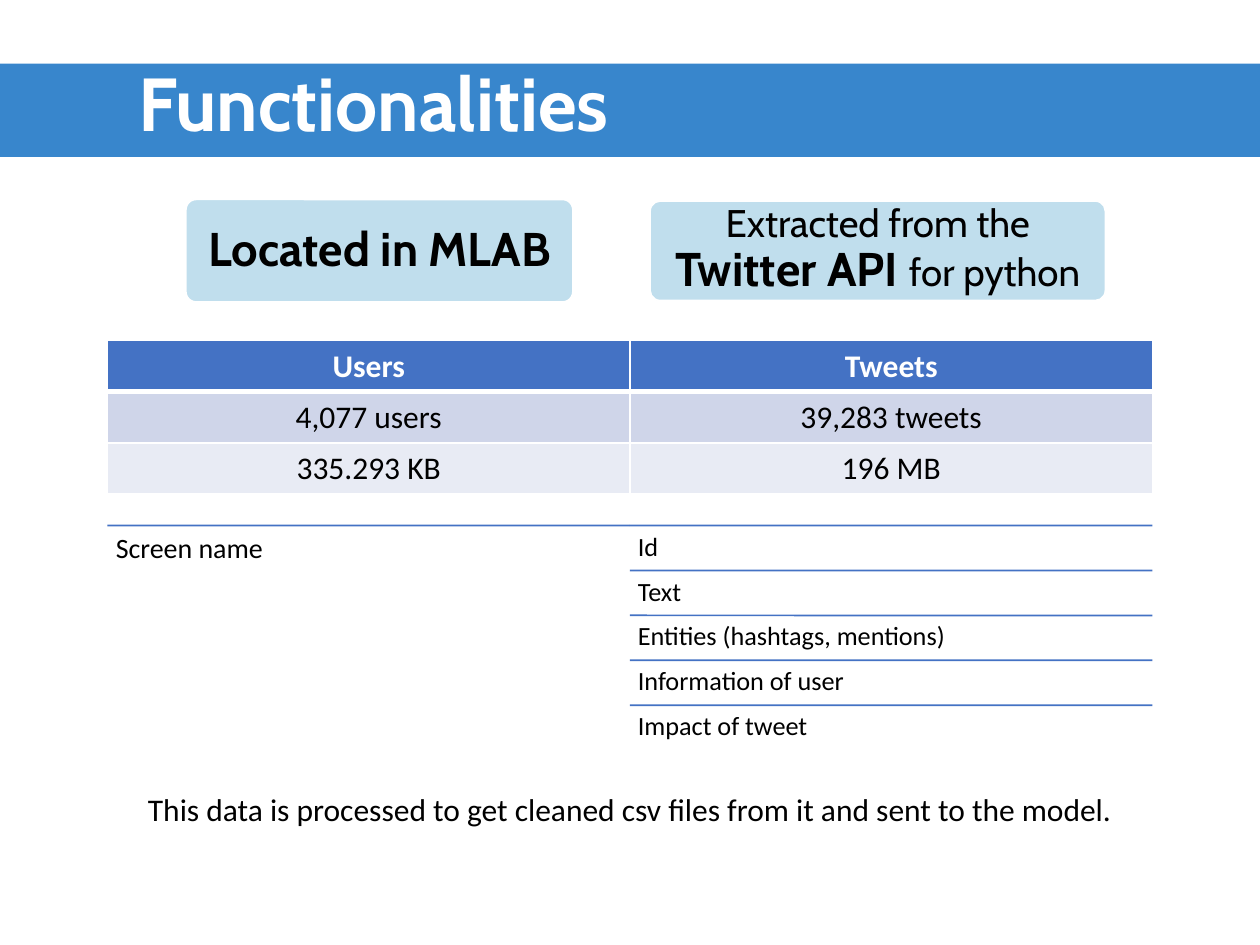
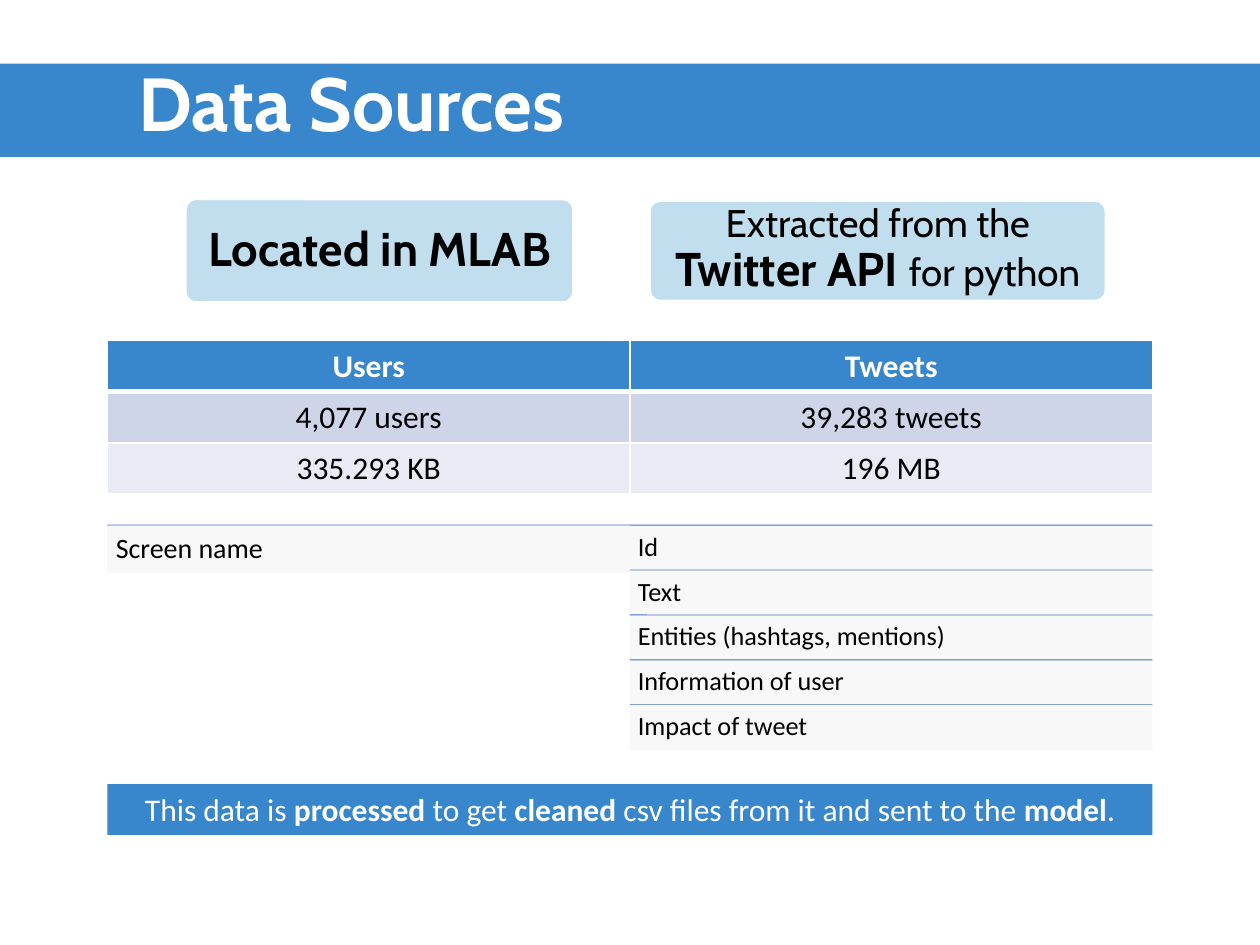
Before and after one commit to ADS2018UB/tweempact, a slide deck: slide 10 of Presentation/development.pptx (slide 5 before the commit). Drawn at 1260x945 pixels with LibreOffice and Linux fonts; fonts in the diff are those of the drawing; background and template pictures are left out. Boxes give left, top, right and bottom in pixels: in the first picture for what was removed or moved away, otherwise in the second. Text is boxed around its words. In the diff, an @@ line names an element or a change of style, - is before the commit and + after.

```diff
--- a/Presentation/development.pptx
+++ b/Presentation/development.pptx
@@ text in rectangle at (139, 77, 564, 132): text changed @@
-Functionalities
+Data Sources
@@ table at (107, 340, 1153, 494) @@
@@ fill #4472C4 to #3886CC in row 1 @@
@@ rectangle added at (107, 525, 630, 573), fill #F8F8F8 @@
@@ group added at (630, 525, 1153, 751): 5 rectangles @@
@@ rectangle "This data is processed to ...": place and size @@
-rectangle "This data is processed to ..." at (148, 799, 1111, 827)
+rectangle "This data is processed to ..." at (107, 784, 1152, 834)
@@ rectangle "This data is processed to ..." at (107, 784, 1152, 834): text colour #000000 to #FFFFFF; bold on in "processed cleaned model."; fill none to #3886CC @@
```
Also in this commit, not shown: 2 other slides changed, 1 slide added, 1 other file.
